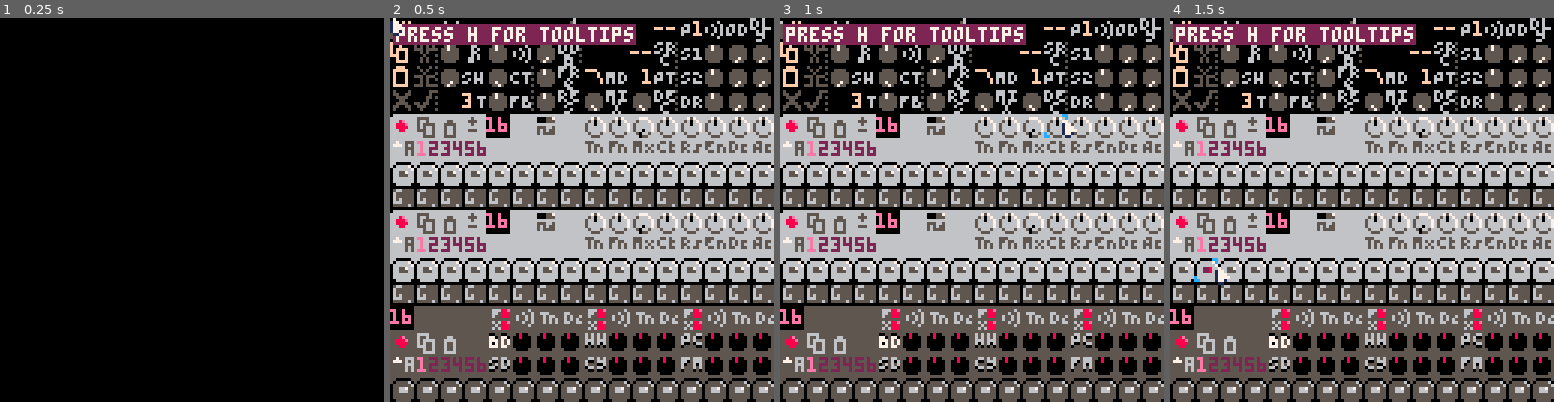
Above: before the commit, frames 1-4 (left to right).
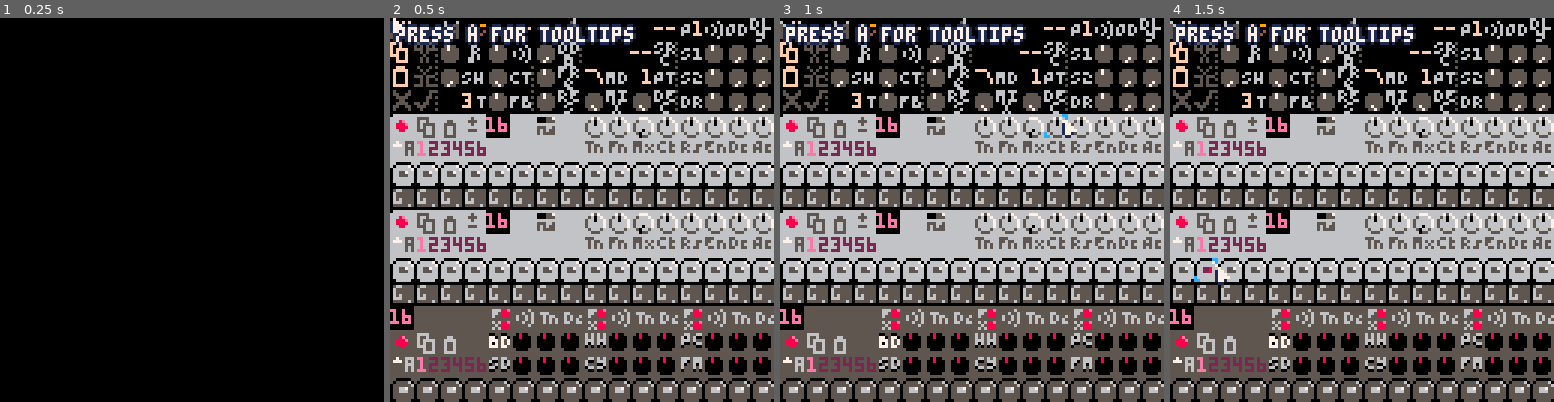
Above: after the commit, the same moments.

Repository: luchak/rp8
Game: PICO-8 cartridge rp8.p8
The game is run twice, just before and just after one commit, with the same random seed, the same clock (stepped at 60 frames per second) and the same inputs.
Inputs (mouse positions are in pixels of both pictures, inside the frame that each line leads up to):
- Up to frame 1 (0.25 s): no input
- Up to frame 2 (0.5 s): no input
- Up to frame 3 (1 s): click (1060, 121) at 0.67 s
- Up to frame 4 (1.5 s): click (1216, 267) at 1.22 s

Frame 1 is identical in both runs. In frame 2, 2.5% of the frame differs, in the area x 0-65%, y 1-8%; in frame 3, 2.5%; in frame 4, 2.5%.

Commit message:
Switch messages to outlines and fix FM/PC tooltips

Diff:
--- a/rp8.p8
+++ b/rp8.p8
@@ -78,7 +78,7 @@
  }
  local kick,snare,hh,cy,perc,sp=unpack(drums)
  local drum_mixer,delay,svf=drum_mixer_new(drums),delay_new(),svf_new()
- local drum_keys=split'bd,sd,hh,cy,s1,s2'
+ local drum_keys=split'bd,sd,hh,cy,pc,fm'
 
  local mixer=mixer_new(
   {
--- a/state.lua
+++ b/state.lua
@@ -3,7 +3,7 @@
 
 n_off,n_on,n_ac,n_sl,n_ac_sl=unpack_split'64,65,66,67,68'
 
-syn_base_idx=parse[[{b0=7,b1=23,dr=39,bd=46,sd=49,hh=52,cy=55,s1=58,s2=61}]]
+syn_base_idx=parse[[{b0=7,b1=23,dr=39,bd=46,sd=49,hh=52,cy=55,pc=58,fm=61}]]
 
 pat_param_idx=parse[[{b0=11,b1=27,dr=43}]]
 
@@ -22,8 +22,8 @@
  sd={st=`(rep 16 64) dt=`(rep 16 64) l=16}
  hh={st=`(rep 16 64) dt=`(rep 16 64) l=16}
  cy={st=`(rep 16 64) dt=`(rep 16 64) l=16}
- s1={st=`(rep 16 64) dt=`(rep 16 64) l=16}
- s2={st=`(rep 16 64) dt=`(rep 16 64) l=16}
+ pc={st=`(rep 16 64) dt=`(rep 16 64) l=16}
+ fm={st=`(rep 16 64) dt=`(rep 16 64) l=16}
 }]]
 
 function state_new(savedata)
--- a/ui.lua
+++ b/ui.lua
@@ -1,5 +1,11 @@
 -->8
 -- ui
+
+function outline_text(s,x,y,c,o)
+ color(o)
+ print('\-f'..s..'\^g\-h'..s..'\^g\|f'..s..'\^g\|h'..s,x,y)
+ print(s,x,y,c)
+end
 
 widget_defaults=parse[[{
  w=2,
@@ -112,10 +118,9 @@
 
   -- store rows behind toast and draw toast
   memcpy(0xb000,0x6080,448)
-  local toast,toast_t=self.toast,self.toast_t
+  local toast_t=self.toast_t
   if toast_t and toast_t>0 then
-   rectfill(1,2,1+4*#toast,8,2)
-   print(toast,2,3,7)
+   outline_text(self.toast,2,3,7,1)
    self.toast_t-=1
   else
    self.toast_t=nil
@@ -130,8 +135,7 @@
   if show_help and self.hover_t>30 and hover and hover.active and hover.tt then
    local tt=hover.tt
    local xp=trn(mx<56,mx+7,mx-2-4*#tt)
-   rectfill(xp,tt_my,xp+4*#tt,tt_my+6,1)
-   print(tt,xp+1,tt_my+1,7)
+   outline_text(tt,xp+1,tt_my+1,12,1)
   end
   self.restore_offset=next_off
  end
@@ -442,8 +446,8 @@
   {k=sd,x=32,y=112,s=152,b=49,tt="snare drum"}
   {k=hh,x=64,y=104,s=154,b=52,tt=hihat}
   {k=cy,x=64,y=112,s=156,b=55,tt=cymbal}
-  {k=s1,x=96,y=104,s=158,b=58,tt=percussion}
-  {k=s2,x=96,y=112,s=145,b=61,tt=sample}
+  {k=pc,x=96,y=104,s=158,b=58,tt=percussion}
+  {k=fm,x=96,y=112,s=145,b=61,tt="2-op fm"}
  ))
  (fn (d)
   (add_ui (radio_btn_new (@ $d x) (@ $d y) (@ $d k) (@ $d s) (+ 1 (@ $d s)) (@ $d tt) (state_make_get_set drum_sel)))
@@ -456,7 +460,7 @@
  )
 )
 (foreach
- (' ({x=32,b=0,tt="bd/sd "} {x=64,b=2,tt="hh/cy "} {x=96,b=4,tt="pc/sp "}))
+ (' ({x=32,b=0,tt="bd/sd "} {x=64,b=2,tt="hh/cy "} {x=96,b=4,tt="pc/fm "}))
  (fn (c) (add_ui (multitoggle_new
   (@ $c x) 96 (' (101 102 103 104)) (cat (@ $c tt) "fx bypass") (state_make_get_set_param 45 (@ $c b) 2)
  )))
Not shown, changed: names.txt
